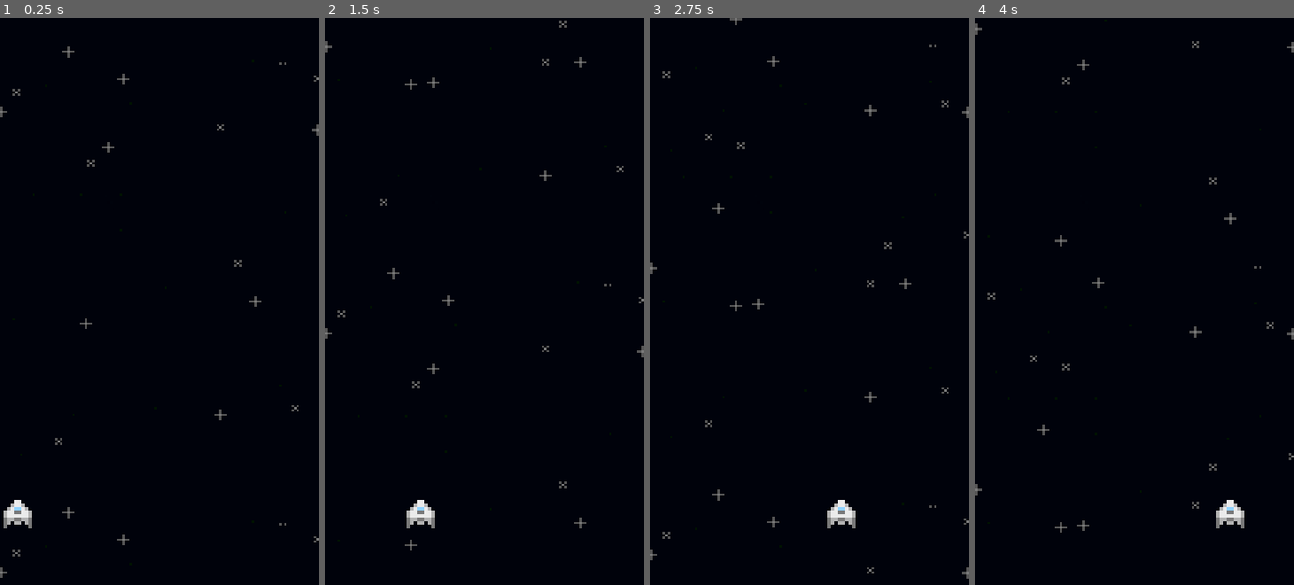
Above: before the commit, frames 1-4 (left to right).
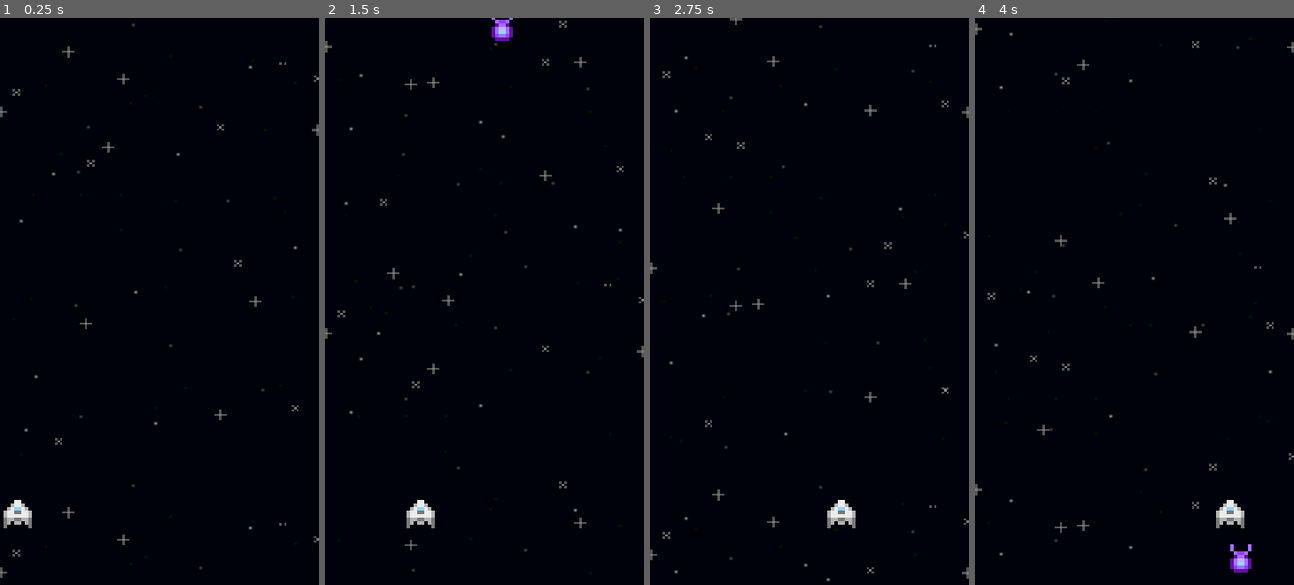
Above: after the commit, the same moments.

Repository: Shusepe/Lab2D
Game: Godot game, scene res://scenes/World.tscn
Two runs of this game, one before a commit and one after it. Both use one fixed random seed, a clock stepped at 60 frames per second and the inputs below.
Inputs (mouse positions are in pixels of both pictures, inside the frame that each line leads up to):
- Up to frame 1 (0.25 s): no input
- Up to frame 2 (1.5 s): move the mouse to (554, 273) at 0.52 s; move the mouse to (420, 329) at 1.27 s
- Up to frame 3 (2.75 s): move the mouse to (841, 176) at 2.02 s
- Up to frame 4 (4 s): move the mouse to (1118, 414) at 2.77 s; move the mouse to (1230, 386) at 3.52 s

The runs differ from the first frame. In frame 1, 0.1% of the frame differs, in the area x 6-94%, y 0-98%; in frame 2, 0.4%; in frame 3, 0.1%; in frame 4, 0.4%.

Commit message:
Add Enemy Spawner and Enemy Kamikaze

Diff:
--- /dev/null
+++ b/SpawnerEnemy.gd
@@ -0,0 +1,18 @@
+extends Node2D
+
+var spawPositions = null
+
+var Enemy = preload("res://scenes/EnemyKamikaze.tscn")
+
+func _ready():
+	randomize()
+	spawPositions = $SpawnPositions.get_children()
+
+func spawnEnemy():
+	var index = randi() % spawPositions.size()
+	var enemy = Enemy.instance()
+	enemy.global_position = spawPositions[index].global_position
+	add_child(enemy)
+
+func _on_SpawTimer_timeout():
+	spawnEnemy()
--- a/project.godot
+++ b/project.godot
@@ -13,6 +13,10 @@
 config/name="Lab2D"
 run/main_scene="res://scenes/World.tscn"
 config/icon="res://icon.png"
+
+[autoload]
+
+Utils="*res://scripts/utils.gd"
 
 [display]
 
--- a/scenes/EnemyKamikaze.tscn
+++ b/scenes/EnemyKamikaze.tscn
@@ -8,7 +8,7 @@
 
 [node name="EnemyKamikaze" type="Area2D"]
 script = ExtResource( 2 )
-velocity = Vector2( 0, 200 )
+velocity = Vector2( 0, 150 )
 
 [node name="EnemySprite" type="Sprite" parent="."]
 texture = ExtResource( 1 )
--- a/scenes/EnemyShooter.tscn
+++ b/scenes/EnemyShooter.tscn
@@ -5,7 +5,7 @@
 [sub_resource type="RectangleShape2D" id=1]
 extents = Vector2( 4, 4 )
 
-[node name="Enemy" type="Area2D"]
+[node name="EnemyShooter" type="Area2D"]
 
 [node name="EnemySprite" type="Sprite" parent="."]
 texture = ExtResource( 1 )
--- a/scenes/Enviroment.tscn
+++ b/scenes/Enviroment.tscn
@@ -36,23 +36,23 @@
 velocity = Vector2( 0, 50 )
 
 [node name="ForeGround" type="Sprite" parent="."]
-position = Vector2( 0, 1.3e+07 )
-scale = Vector2( 70312.5, 62745.1 )
+position = Vector2( 0, -130 )
+scale = Vector2( 0.703125, 0.627451 )
 texture = ExtResource( 4 )
 centered = false
 script = ExtResource( 2 )
 velocity = Vector2( 0, 100 )
 
 [node name="ForeGround2" type="Sprite" parent="."]
-scale = Vector2( 70312.5, 62745.1 )
+scale = Vector2( 0.703125, 0.627451 )
 texture = ExtResource( 4 )
 centered = false
 script = ExtResource( 2 )
 velocity = Vector2( 0, 100 )
 
 [node name="ForeGround3" type="Sprite" parent="."]
-position = Vector2( 0, -1.3e+07 )
-scale = Vector2( 70312.5, 62745.1 )
+position = Vector2( 0, 130 )
+scale = Vector2( 0.703125, 0.627451 )
 texture = ExtResource( 4 )
 centered = false
 script = ExtResource( 2 )
--- /dev/null
+++ b/scenes/SpawnerEnemy.tscn
@@ -0,0 +1,36 @@
+[gd_scene load_steps=2 format=2]
+
+[ext_resource path="res://scripts/SpawnerEnemy.gd" type="Script" id=1]
+
+[node name="SpawnerEnemy" type="Node2D"]
+script = ExtResource( 1 )
+
+[node name="SpawnPositions" type="Node2D" parent="."]
+
+[node name="Spaw_Position_01" type="Position2D" parent="SpawnPositions"]
+position = Vector2( 5, 0 )
+
+[node name="Spaw_Position_02" type="Position2D" parent="SpawnPositions"]
+position = Vector2( 20, 0 )
+
+[node name="Spaw_Position_03" type="Position2D" parent="SpawnPositions"]
+position = Vector2( 35, 0 )
+
+[node name="Spaw_Position_04" type="Position2D" parent="SpawnPositions"]
+position = Vector2( 50, 0 )
+
+[node name="Spaw_Position_05" type="Position2D" parent="SpawnPositions"]
+position = Vector2( 65, 0 )
+
+[node name="Spaw_Position_06" type="Position2D" parent="SpawnPositions"]
+position = Vector2( 75, 0 )
+
+[node name="Spaw_Position_07" type="Position2D" parent="SpawnPositions"]
+position = Vector2( 85, 0 )
+rotation = -0.0005098
+
+[node name="SpawTimer" type="Timer" parent="."]
+wait_time = 1.5
+autostart = true
+
+[connection signal="timeout" from="SpawTimer" to="." method="_on_SpawTimer_timeout"]
--- a/scenes/World.tscn
+++ b/scenes/World.tscn
@@ -1,11 +1,14 @@
-[gd_scene load_steps=3 format=2]
+[gd_scene load_steps=4 format=2]
 
 [ext_resource path="res://scenes/Player.tscn" type="PackedScene" id=1]
 [ext_resource path="res://scenes/Enviroment.tscn" type="PackedScene" id=2]
+[ext_resource path="res://scenes/SpawnerEnemy.tscn" type="PackedScene" id=3]
 
 [node name="World" type="Node"]
 
 [node name="Enviroment" parent="." instance=ExtResource( 2 )]
 
+[node name="SpawnerEnemy" parent="." instance=ExtResource( 3 )]
+
 [node name="Player" parent="." instance=ExtResource( 1 )]
 position = Vector2( 45, 140 )
--- a/scripts/Player.gd
+++ b/scripts/Player.gd
@@ -5,10 +5,10 @@
 	pass
 
 func _process(delta):
-	var motion = (get_global_mouse_position().x - get_position().x)
+	var motion = (Utils.mouse_pos.x - get_position().x)
 	translate(Vector2(motion, 0))
-	var viewSize = get_viewport_rect().size
+
 	var position = get_position()
-	position.x = clamp(position.x, 0+5, viewSize.x - 5)
+	position.x = clamp(position.x, 0+5, Utils.view_size.x - 5)
 	set_position(position)
 pass
--- /dev/null
+++ b/scripts/SpawnerEnemy.gd
@@ -0,0 +1,21 @@
+extends Node2D
+
+var spawPositions = null
+
+var Enemy = preload("res://scenes/EnemyKamikaze.tscn")
+
+func _ready():
+	randomize()
+	spawPositions = $SpawnPositions.get_children()
+	pass
+
+func spawnEnemy():
+	var index = randi() % spawPositions.size()
+	var enemy = Enemy.instance()
+	enemy.global_position = spawPositions[index].global_position
+	add_child(enemy)
+	pass
+
+func _on_SpawTimer_timeout():
+	spawnEnemy()
+	pass
--- a/scripts/utils.gd
+++ b/scripts/utils.gd
@@ -49,7 +49,7 @@
 	pass
 
 func _get_mouse_pos():
-	return get_viewport().get_mouse_pos()
+	return get_viewport().get_mouse_position()
 	pass
 
 func _get_main_node():
